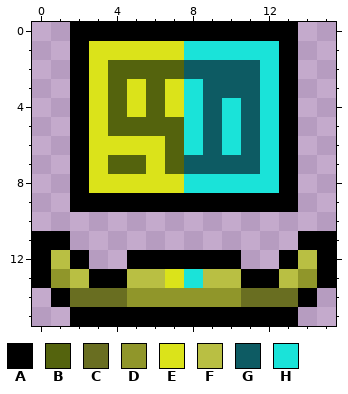
Two versions of one pixel-art sprite, precursorracekrakoth_ancientcosmospatch/items/generic/crafting/pfat_krakothtextnihil.png. The picture above is the old version.
The file is 16x16 pixels.
Palette (. is transparent): A #000000  B #54630d  C #696e21  D #90962a  E #dbe31a  F #b9bf43  G #0d5b63  H #1ae3d9
Pixels before, first column x 0:
 0 ..AAAAAAAAAAAA..
 1 ..AEEEEEHHHHHA..
 2 ..AEBBBBGGGGHA..
 3 ..AEBEBEHGGGHA..
 4 ..AEBEBEHGHGHA..
 5 ..AEBBBBHGHGHA..
 6 ..AEEEEBHGHGHA..
 7 ..AEBBEBGGGGHA..
 8 ..AEEEEEHHHHHA..
 9 ..AAAAAAAAAAAA..
10 ................
11 AA............AA
12 AFA..AAAAAA..AFA
13 ADFAAFFEHFFAAFDA
14 .ACCCDDDDDDCCCA.
15 ..AAAAAAAAAAAA..
Once edited:
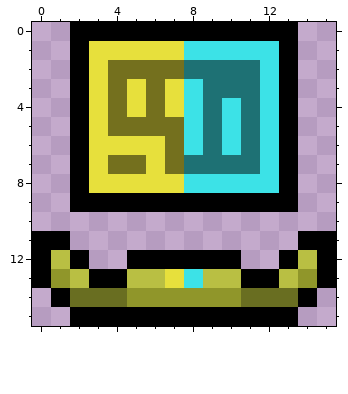
From old to new:
Colour B changes from #54630d to #74701e.
Colour E changes from #dbe31a to #e7e03c.
Colour G changes from #0d5b63 to #1e7174.
Colour H changes from #1ae3d9 to #3ce2e7.
Where, in picture pixels (left, top, right, bottom), the same in both pictures:
changed: (89, 41, 279, 193)
changed: (165, 269, 203, 288)
